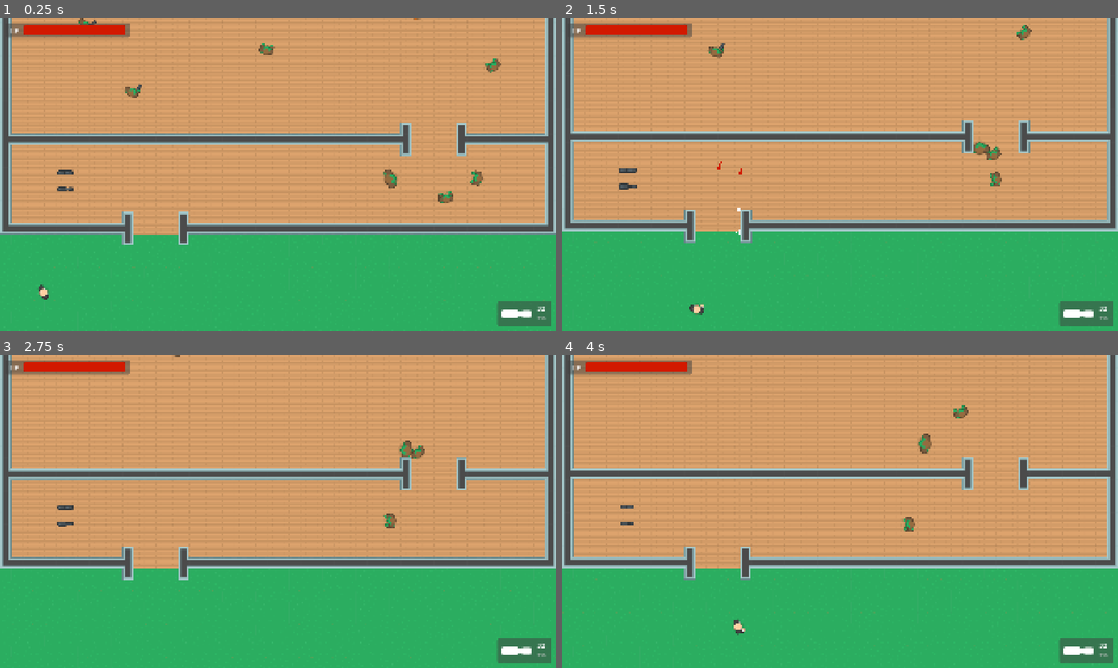
Above: before the commit, frames 1-4 (two rows, left to right).
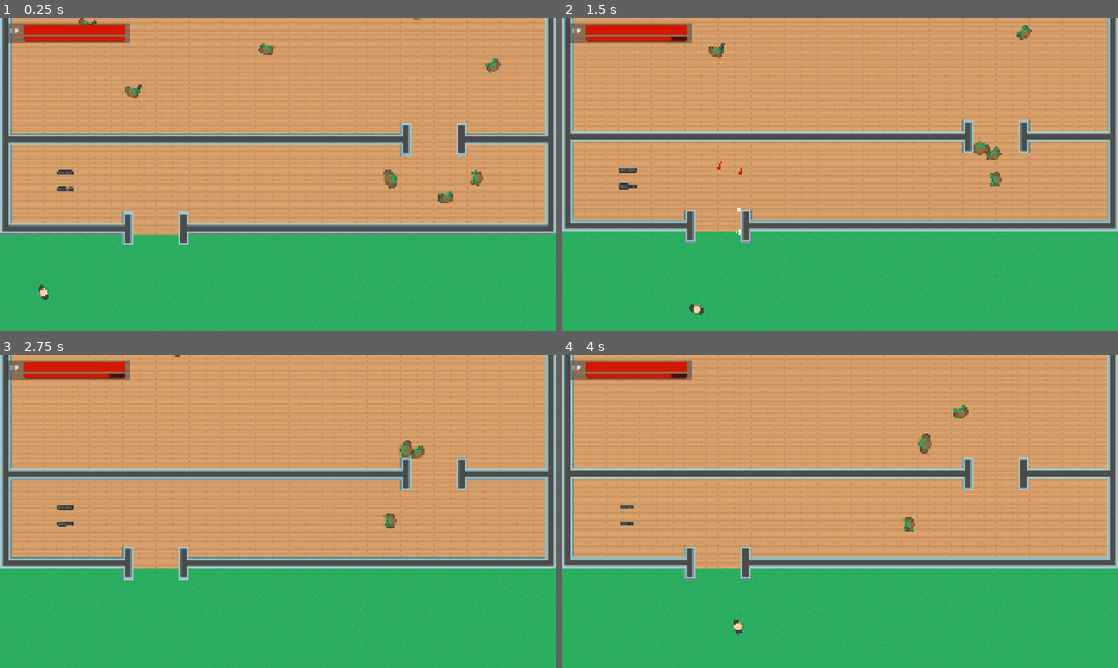
Above: after the commit, the same moments.

Repository: noor-shalaby/velvet-venom
Game: Godot game, scene res://scenes/levels/test_level3_prototype.tscn
The game is run twice, just before and just after one commit, with the same random seed, the same clock (stepped at 60 frames per second) and the same inputs. This scene is started directly instead of the project's main scene.
Inputs (mouse positions are in pixels of both pictures, inside the frame that each line leads up to):
- Up to frame 1 (0.25 s): no input
- Up to frame 2 (1.5 s): move the mouse to (962, 158) at 0.52 s; press the mouse at (962, 158) at 0.53 s; hold D (right) 0.53-1.28 s; right-click (962, 158) at 0.8 s; move the mouse to (728, 190) at 1.27 s; release the mouse at (728, 190) at 1.28 s; hold S (down) from 1.28 s (still down); right-click (728, 190) at 1.35 s
- Up to frame 3 (2.75 s): tap 1 (gun) at 1.55 s; move the mouse to (333, 442) at 2.02 s; release S (down) at 2.03 s; hold D (right) from 2.03 s (still down); hold 1 (gun) from 2.03 s (still down); tap 2 (machinegun) at 2.3 s
- Up to frame 4 (4 s): move the mouse to (812, 574) at 2.77 s; release D (right) at 2.78 s; release 1 (gun) at 2.78 s; hold W (up) 2.78-3.53 s; tap 2 (machinegun) at 2.85 s; tap 3 (shotgun) at 3.05 s; move the mouse to (1006, 558) at 3.52 s; hold A (left) from 3.53 s (still down); hold 3 (shotgun) from 3.53 s (still down); tap F (suck) at 3.8 s

The runs differ from the first frame. In frame 1, 1.2% of the frame differs, in the area x 1-100%, y 6-99%; in frame 2, 1.2%; in frame 3, 1.2%; in frame 4, 1.2%.

Commit message:
done with the blood ammo mechanic along with its blood-sucking, hud bar and the fire type for when outta blood

Diff:
--- a/scenes/characters/player_norm.tscn
+++ b/scenes/characters/player_norm.tscn
@@ -126,7 +126,7 @@
 one_shot = true
 process_material = SubResource("ParticleProcessMaterial_y4r1p")
 
-[node name="AnimatedSprite" type="AnimatedSprite2D" parent="."]
+[node name="Sprite" type="AnimatedSprite2D" parent="."]
 material = SubResource("ShaderMaterial_2l4js")
 position = Vector2(10, 0)
 sprite_frames = SubResource("SpriteFrames_gmfve")
--- a/scenes/characters/player_vamp.tscn
+++ b/scenes/characters/player_vamp.tscn
@@ -3,7 +3,8 @@
 [ext_resource type="Script" uid="uid://cql3bkcybbjuo" path="res://scripts/characters/player_vamp.gd" id="1_65k6d"]
 [ext_resource type="Texture2D" uid="uid://c3rl2vybs31lk" path="res://assets/characters/hitman1/hitman1_stand.png" id="2_ti7kl"]
 [ext_resource type="Shader" uid="uid://b4hi6rhp1hcc2" path="res://resources/blink.gdshader" id="3_q5ydn"]
-[ext_resource type="Texture2D" uid="uid://b2xvdm7rc7np5" path="res://assets/characters/hitman1/hitman1_arm_right.png" id="4_65k6d"]
+[ext_resource type="Texture2D" uid="uid://dctyxa7x5eumm" path="res://assets/characters/hitman1/hitman1_left_arm.png" id="4_65k6d"]
+[ext_resource type="Texture2D" uid="uid://dslsoowltex5y" path="res://assets/characters/hitman1/hitman1_right_arm.png" id="5_xh4w1"]
 
 [sub_resource type="Curve" id="Curve_y4r1p"]
 _data = [Vector2(0, 0.496188), 0.0, 0.0, 0, 0, Vector2(1, 0), 0.0, 0.0, 0, 0]
@@ -21,25 +22,6 @@
 shader = ExtResource("3_q5ydn")
 shader_parameter/blink_color = Color(1, 1, 1, 1)
 shader_parameter/blink_intensity = 0.0
-
-[sub_resource type="SpriteFrames" id="SpriteFrames_xh4w1"]
-animations = [{
-"frames": [{
-"duration": 1.0,
-"texture": ExtResource("4_65k6d")
-}],
-"loop": false,
-"name": &"fire",
-"speed": 0.0
-}, {
-"frames": [{
-"duration": 1.0,
-"texture": ExtResource("2_ti7kl")
-}],
-"loop": false,
-"name": &"stand",
-"speed": 0.0
-}]
 
 [sub_resource type="CircleShape2D" id="CircleShape2D_fjrip"]
 radius = 13.0
@@ -59,7 +41,7 @@
 script = ExtResource("1_65k6d")
 
 [node name="DashParticles" type="GPUParticles2D" parent="."]
-modulate = Color(1, 0, 0, 1)
+modulate = Color(1, 0, 0, 0.490196)
 position = Vector2(10, 0)
 emitting = false
 texture = ExtResource("2_ti7kl")
@@ -67,12 +49,22 @@
 one_shot = true
 process_material = SubResource("ParticleProcessMaterial_y4r1p")
 
-[node name="AnimatedSprite" type="AnimatedSprite2D" parent="."]
+[node name="Sprite" type="Sprite2D" parent="."]
 material = SubResource("ShaderMaterial_2l4js")
 position = Vector2(10, 0)
-sprite_frames = SubResource("SpriteFrames_xh4w1")
-animation = &"stand"
-autoplay = "stand"
+texture = ExtResource("2_ti7kl")
+
+[node name="ArmLeft" type="Sprite2D" parent="."]
+visible = false
+material = SubResource("ShaderMaterial_2l4js")
+position = Vector2(10, 0)
+texture = ExtResource("4_65k6d")
+
+[node name="ArmRight" type="Sprite2D" parent="."]
+visible = false
+material = SubResource("ShaderMaterial_2l4js")
+position = Vector2(10, 0)
+texture = ExtResource("5_xh4w1")
 
 [node name="CollisionShape" type="CollisionShape2D" parent="."]
 shape = SubResource("CircleShape2D_fjrip")
--- a/scenes/ui/hud.tscn
+++ b/scenes/ui/hud.tscn
@@ -51,19 +51,40 @@
 theme_override_constants/margin_right = 16
 theme_override_constants/margin_bottom = 8
 
-[node name="HPBox" type="HBoxContainer" parent="Margin/HPPanel/HPMargin"]
+[node name="VBox" type="VBoxContainer" parent="Margin/HPPanel/HPMargin"]
+layout_mode = 2
+
+[node name="HPBox" type="HBoxContainer" parent="Margin/HPPanel/HPMargin/VBox"]
 custom_minimum_size = Vector2(400, 0)
 layout_mode = 2
 size_flags_horizontal = 0
 size_flags_vertical = 0
 theme_override_constants/separation = 16
 
-[node name="HPLabel" type="Label" parent="Margin/HPPanel/HPMargin/HPBox"]
+[node name="HPLabel" type="Label" parent="Margin/HPPanel/HPMargin/VBox/HPBox"]
 layout_mode = 2
 theme_override_font_sizes/font_size = 24
 text = "HP"
 
-[node name="HPBar" type="ProgressBar" parent="Margin/HPPanel/HPMargin/HPBox"]
+[node name="HPBar" type="ProgressBar" parent="Margin/HPPanel/HPMargin/VBox/HPBox"]
+layout_mode = 2
+size_flags_horizontal = 3
+size_flags_vertical = 1
+theme_override_styles/background = SubResource("StyleBoxFlat_wh2we")
+theme_override_styles/fill = SubResource("StyleBoxFlat_0mwgc")
+value = 64.0
+show_percentage = false
+
+[node name="BloodBox" type="HBoxContainer" parent="Margin/HPPanel/HPMargin/VBox"]
+custom_minimum_size = Vector2(0, 16)
+layout_mode = 2
+theme_override_constants/separation = 16
+
+[node name="Control" type="Control" parent="Margin/HPPanel/HPMargin/VBox/BloodBox"]
+custom_minimum_size = Vector2(33, 0)
+layout_mode = 2
+
+[node name="BloodBar" type="ProgressBar" parent="Margin/HPPanel/HPMargin/VBox/BloodBox"]
 layout_mode = 2
 size_flags_horizontal = 3
 size_flags_vertical = 1
--- a/scripts/characters/player.gd
+++ b/scripts/characters/player.gd
@@ -11,7 +11,7 @@
 @export var dash_cooldown := 0.2
 
 @export_category("Stats")
-@export var hp_max := 100.0
+@export var hp_max := 100
 var hp := hp_max:
 	set = set_hp
 func set_hp(new_hp):
@@ -46,7 +46,7 @@
 
 @onready var tree: SceneTree = get_tree()
 @onready var game: Node2D = $/root/Game
-@onready var animated_sprite: AnimatedSprite2D = $AnimatedSprite
+@onready var sprite = $Sprite
 @onready var hitbox: Area2D = $Hitbox
 @onready var muzzle: Marker2D = $Muzzle
 @onready var fire_delay: Timer = $FireDelay
@@ -124,7 +124,7 @@
 	tween.tween_method(set_blink_shader_intensity, 1.32, 0.0, 0.2)
 
 func set_blink_shader_intensity(new_value):
-	animated_sprite.material.set_shader_parameter("blink_intensity", new_value)
+	sprite.material.set_shader_parameter("blink_intensity", new_value)
 
 
 func _on_fire_delay_timeout():
--- a/scripts/characters/player_norm.gd
+++ b/scripts/characters/player_norm.gd
@@ -3,50 +3,50 @@
 
 
 var gun = {
-		"name": "gun",
-		"index": 0,
-		"dmg": 20,
-		"fire_rate": 3.0,
-		"multishot": 1,
-		"spread": 20.0,
-		"recoil": 24.0,
-		"knockback_force": 4000,
-		"puncture": 0,
-		"wall_puncture": 0,
-		"mag_max": 8,
-		"mag": 8,
-		"reload_time": 1.16
-		}
+	"name": "gun",
+	"index": 0,
+	"dmg": 20,
+	"fire_rate": 3.0,
+	"multishot": 1,
+	"spread": 20.0,
+	"recoil": 24.0,
+	"knockback_force": 4000,
+	"puncture": 0,
+	"wall_puncture": 0,
+	"mag_max": 8,
+	"mag": 8,
+	"reload_time": 1.16
+}
 var machinegun = {
-		"name": "machinegun",
-		"index": 1,
-		"dmg": 24,
-		"fire_rate": 16.0,
-		"multishot": 1,
-		"spread": 30.0,
-		"recoil": 16.0,
-		"knockback_force": 5000,
-		"puncture": 0,
-		"wall_puncture": 0,
-		"mag_max": 32,
-		"mag": 32,
-		"reload_time": 1.64
-		}
+	"name": "machinegun",
+	"index": 1,
+	"dmg": 24,
+	"fire_rate": 16.0,
+	"multishot": 1,
+	"spread": 30.0,
+	"recoil": 16.0,
+	"knockback_force": 5000,
+	"puncture": 0,
+	"wall_puncture": 0,
+	"mag_max": 32,
+	"mag": 32,
+	"reload_time": 1.64
+}
 var shotgun = {
-		"name": "shotgun",
-		"index": 2,
-		"dmg": 40,
-		"fire_rate": 2.0,
-		"multishot": 8,
-		"spread": 40.0,
-		"recoil": 128.0,
-		"knockback_force": 10000,
-		"puncture": 1,
-		"wall_puncture": 0,
-		"mag_max": 4,
-		"mag": 4,
-		"reload_time": 2.64
-		}
+	"name": "shotgun",
+	"index": 2,
+	"dmg": 40,
+	"fire_rate": 2.0,
+	"multishot": 8,
+	"spread": 40.0,
+	"recoil": 128.0,
+	"knockback_force": 10000,
+	"puncture": 1,
+	"wall_puncture": 0,
+	"mag_max": 4,
+	"mag": 4,
+	"reload_time": 2.64
+}
 
 var weapons = {
 	"gun": gun,
@@ -66,7 +66,7 @@
 	held_weapon = new_held_weapon
 	emit_signal("weapon_changed", held_weapon["name"])
 	emit_signal("mag_changed", held_weapon["mag"])
-	animated_sprite.play(held_weapon["name"])
+	sprite.play(held_weapon["name"])
 	reload_timer.stop()
 	if held_weapon["mag"] == 0:
 		reload()
@@ -107,7 +107,7 @@
 		fire_delay.start(1.0/held_weapon["fire_rate"])
 
 		reload_timer.stop()
-		animated_sprite.play(held_weapon["name"])
+		sprite.play(held_weapon["name"])
 
 		held_weapon["mag"] -= 1
 		emit_signal("mag_changed", held_weapon["mag"])
@@ -167,12 +167,12 @@
 
 func reload():
 	reload_timer.start(held_weapon["reload_time"])
-	animated_sprite.play(held_weapon["name"] + "_reload")
+	sprite.play(held_weapon["name"] + "_reload")
 
 
 func _on_reload_timer_timeout():
 	held_weapon["mag"] = held_weapon["mag_max"]
-	animated_sprite.play(held_weapon["name"])
+	sprite.play(held_weapon["name"])
 	emit_signal("mag_changed", held_weapon["mag"])
 
 
--- a/scripts/characters/player_vamp.gd
+++ b/scripts/characters/player_vamp.gd
@@ -2,6 +2,16 @@
 extends Player
 
 
+var fire_empty = {
+	"dmg": 20,
+	"fire_rate": 3.0,
+	"multishot": 1,
+	"spread": 20.0,
+	"recoil": 24.0,
+	"knockback_force": 4000,
+	"puncture": 0,
+	"wall_puncture": 0
+}
 var fire = {
 	"dmg": 24,
 	"fire_rate": 16.0,
@@ -31,6 +41,17 @@
 		stop_sucking()
 
 
+@export var blood_max: int = 128
+var blood := blood_max:
+	set = set_blood
+func set_blood(new_value):
+	blood = clamp(new_value, 0, blood_max)
+	emit_signal("blood_changed", blood, blood_max)
+
+	if new_value >= blood_max:
+		stop_sucking()
+signal blood_changed
+
 var blood_tween: Tween
 var active_blood_tweens = []
 var blood_pool: Area2D
@@ -41,7 +62,14 @@
 var blood_splash_scene = preload("uid://c5g8ji3vl07fb")
 
 
+@onready var arm_left: Sprite2D = $ArmLeft
+@onready var arm_right: Sprite2D = $ArmRight
 @onready var blood_sucker: Area2D = $BloodSucker
+
+func _ready():
+	super()
+
+	emit_signal("blood_changed", blood, blood_max)
 
 
 
@@ -50,15 +78,19 @@
 
 	if (Input.is_action_pressed("fire") or Input.is_action_pressed("fire_alt")) and can_shoot:
 		var wep
-		if Input.is_action_pressed("fire"):
+		if Input.is_action_pressed("fire") and blood >= fire["multishot"]:
 			wep = fire
-		elif Input.is_action_pressed("fire_alt"):
+			blood -= fire["multishot"]
+		elif Input.is_action_pressed("fire_alt") and blood >= fire_alt["multishot"]:
 			wep = fire_alt
+			blood -= fire_alt["multishot"]
+		elif Input.is_action_pressed("fire") or Input.is_action_pressed("fire_alt"):
+			wep = fire_empty
 
 		can_shoot = false
 		fire_delay.start(1.0/wep["fire_rate"])
 
-		animated_sprite.play("fire")
+		arm_right.show()
 
 		var bloodshot: Bullet = bloodshot_scene.instantiate()
 		bloodshot.global_position = muzzle.global_position
@@ -87,13 +119,24 @@
 
 		velocity += randf_range(0, wep["recoil"]) * -dir
 
+	if Input.is_action_just_released("fire") or Input.is_action_just_released("fire_alt"):
+		arm_right.hide()
+
+	if Input.is_action_pressed("reload") and blood < blood_max and not is_sucking:
+		blood_pool = blood_sucker.get_overlapping_areas().pop_front()
+		if blood_pool:
+			start_sucking(blood_pool, "blood")
+		else:
+			blood_pool = blood_sucker.get_overlapping_areas().pop_front()
+
 	if Input.is_action_pressed("suck") and hp < hp_max and not is_sucking:
 		blood_pool = blood_sucker.get_overlapping_areas().pop_front()
 		if blood_pool:
 			start_sucking(blood_pool)
 		else:
 			blood_pool = blood_sucker.get_overlapping_areas().pop_front()
-	if Input.is_action_just_released("suck"):
+
+	if Input.is_action_just_released("suck") or Input.is_action_just_released("reload"):
 		stop_sucking()
 
 
@@ -101,17 +144,26 @@
 	super(event)
 
 
-func start_sucking(_blood_pool: Area2D):
+
+func start_sucking(_blood_pool: Area2D, resource := "hp"):
+	arm_left.show()
+
 	is_sucking = true
 	if is_instance_valid(blood_tween):
 		blood_tween.kill()
 	blood_tween = create_tween().set_parallel(true)
 	active_blood_tweens.append(blood_tween)
 	blood_tween.tween_property(_blood_pool.sprite, "global_scale", Vector2.ZERO, _blood_pool.sprite.global_scale.x * 2.0)
-	blood_tween.tween_property(self, "hp", hp + _blood_pool.scale.x * 50.0, _blood_pool.sprite.global_scale.x * 2.0)
+	match resource:
+		"hp":
+			blood_tween.tween_property(self, "hp", hp + _blood_pool.scale.x * 50, _blood_pool.sprite.global_scale.x * 2.0)
+		"blood":
+			blood_tween.tween_property(self, "blood", blood + _blood_pool.scale.x * 64, _blood_pool.sprite.global_scale.x * 2.0)
 	blood_tween.finished.connect(_blood_pool.queue_free)
 
 func stop_sucking():
+	arm_left.hide()
+
 	is_sucking = false
 	for tween in active_blood_tweens:
 		if is_instance_valid(tween):
--- a/scripts/ui/hud.gd
+++ b/scripts/ui/hud.gd
@@ -5,7 +5,10 @@
 
 
 @onready var tree: SceneTree = get_tree()
-@onready var hp_bar: ProgressBar = $Margin/HPPanel/HPMargin/HPBox/HPBar
+@onready var hp_bar: ProgressBar = $Margin/HPPanel/HPMargin/VBox/HPBox/HPBar
+@onready var blood_box: HBoxContainer = $Margin/HPPanel/HPMargin/VBox/BloodBox
+@onready var blood_bar: ProgressBar = $Margin/HPPanel/HPMargin/VBox/BloodBox/BloodBar
+@onready var weapon_panel: PanelContainer = $Margin/WeaponPanel
 @onready var weapon_rect: TextureRect = $Margin/WeaponPanel/WeaponMargin/WeaponBox/WeaponTexture
 @onready var mag_label: Label = $Margin/WeaponPanel/WeaponMargin/WeaponBox/AmmoBox/MagLabel
 
@@ -21,16 +24,24 @@
 	if host is PlayerNorm:
 		host.connect("weapon_changed", update_weapon)
 		host.connect("mag_changed", update_mag)
+		blood_box.hide()
+	else:
+		host.connect("blood_changed", update_blood)
+		weapon_panel.hide()
 
 	show()
 
 
 func update_hp(new_value, max_value):
 	var tween = tree.create_tween()
-	tween.tween_property(hp_bar, "value", (new_value / max_value) * 100, 0.1)
+	tween.tween_property(hp_bar, "value", (float(new_value) / float(max_value)) * 100, 0.1)
 
 func update_weapon(new_weapon_name):
 	weapon_rect.texture = weapon_textures[new_weapon_name]
 
 func update_mag(new_value):
 	mag_label.text = str(new_value)
+
+func update_blood(new_value, max_value):
+	var tween = tree.create_tween()
+	tween.tween_property(blood_bar, "value", (float(new_value) / float(max_value)) * 100, 0.1)
Not shown, changed: Devlog.txt
